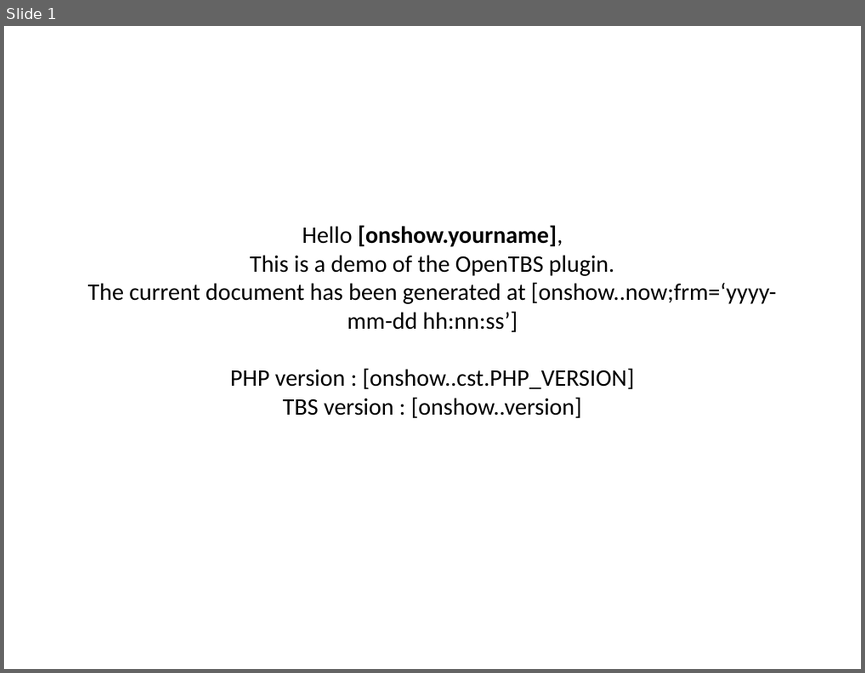
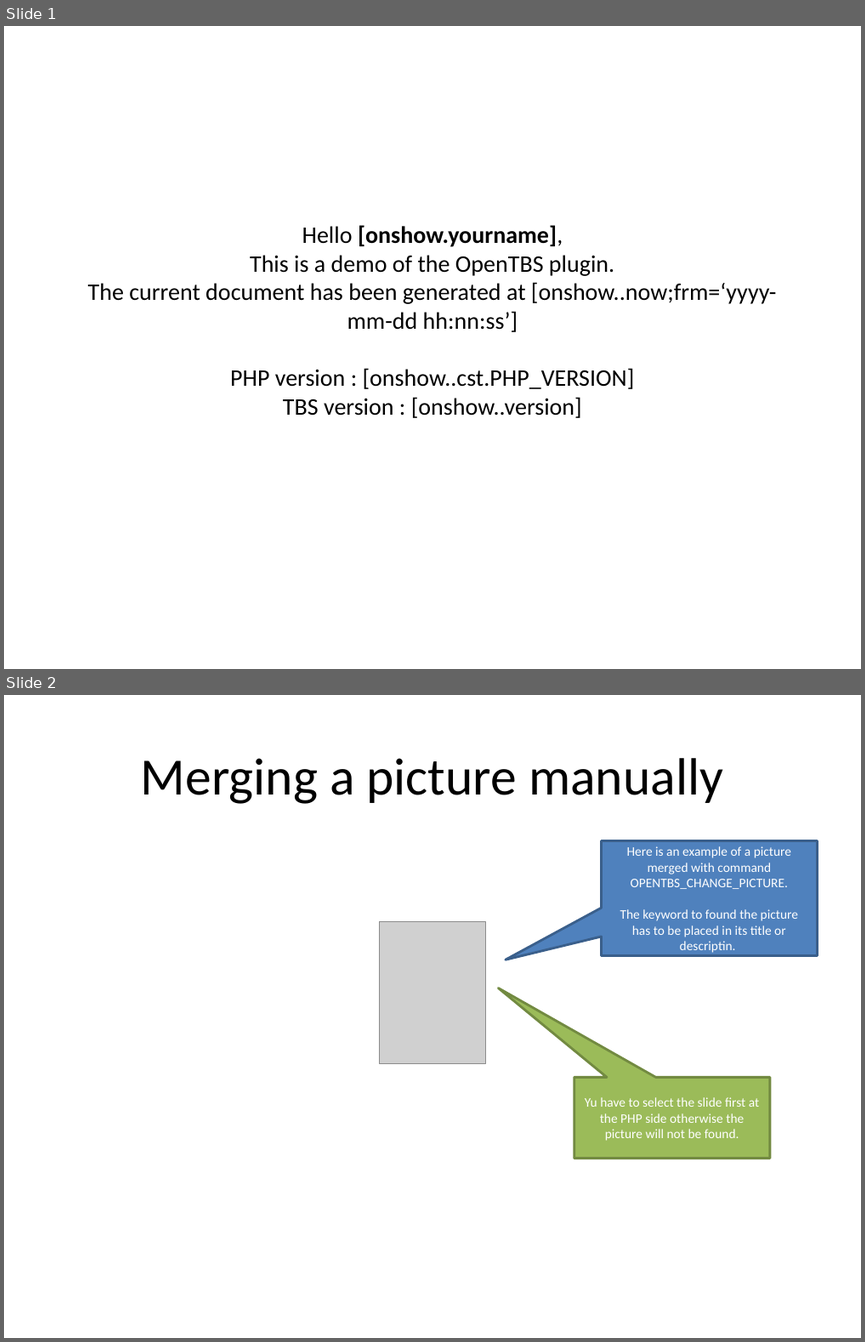
Before and after one commit to Skrol29/tinybutstrong, a slide deck: plugins/opentbs/demo/demo_ms_powerpoint.pptx. Shown one above the other, each under a label of ours: slide 1 before the commit, slides 1 and 2 after it. The pictures are 865x673 and 865x1342 pixels, drawn with LibreOffice and Linux fonts; fonts in the diff are those of the drawing; grey boxes stand for pictures. Boxes give left, top, right and bottom in pixels: in the first picture for what was removed or moved away, otherwise in the second. Text is boxed around its words. In the diff, an @@ line names an element or a change of style, - is before the commit and + after.

Commit message:
OpenTBS 1.8.0 new command OPENTBS_SEARCH_IN_SLIDE

```diff
--- a/plugins/opentbs/demo/demo_ms_powerpoint.pptx
+++ b/plugins/opentbs/demo/demo_ms_powerpoint.pptx
@@ slide 2 added at <box>4,695,861,1338</box>, background #FFFFFF @@
@@ title added at <box>141,758,723,804</box>, 44 pt, text #000000 @@
+Merging a picture manually
@@ speech box added at <box>602,840,817,955</box>, fill #4F81BD, outline #3A5F8C 2 pt, 11 pt, text #FFFFFF @@
+Here is an example of a picture merged with command OPENTBS_CHANGE_PICTURE.
+The keyword to found the picture has to be placed in its title or descriptin.
@@ picture added at <box>380,922,485,1063</box> @@
@@ speech box added at <box>574,1077,769,1157</box>, fill #9BBB59, outline #738A42 2 pt, 11 pt, text #FFFFFF @@
+Yu have to select the slide first at the PHP side otherwise the picture will not be found.
```
Also in this commit, not shown: 1 other slide added, 1 slide removed, 4 other files.
